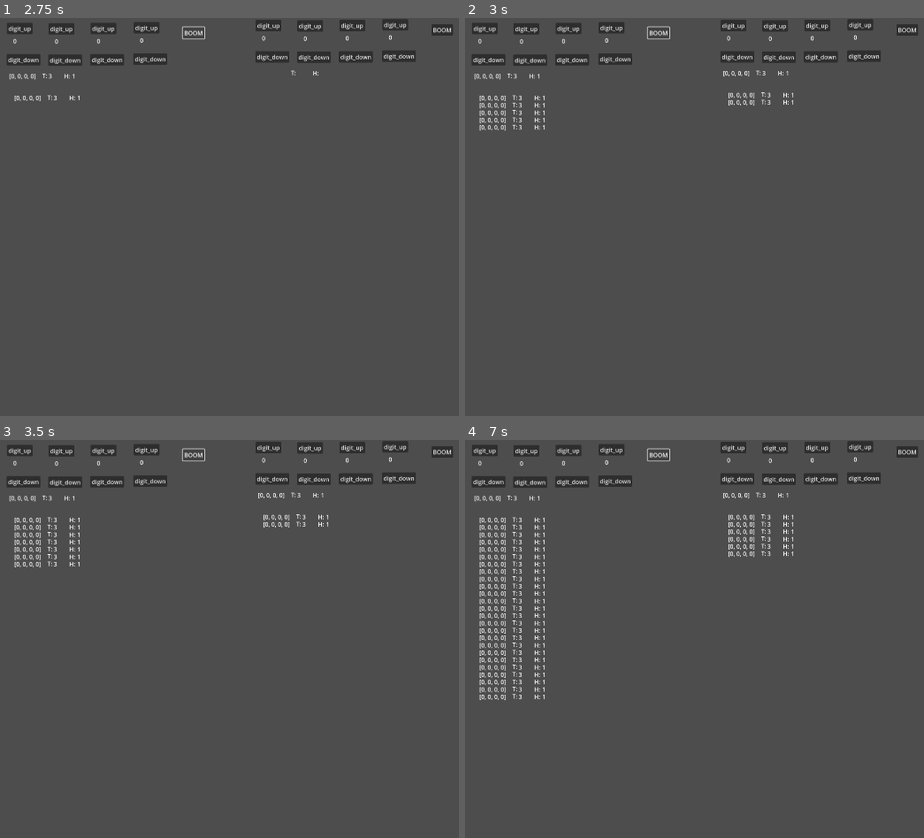
Above: before the commit, frames 1-4 (two rows, left to right).
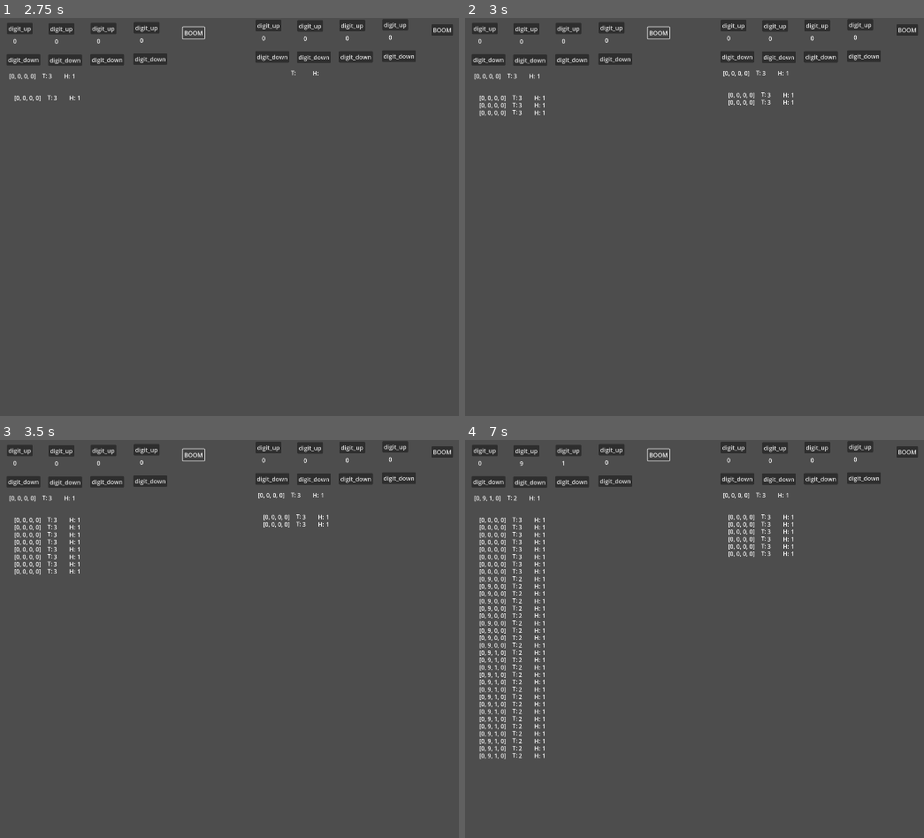
Above: after the commit, the same moments.

Repository: juanandres185/PLD_SecretShips
Game: Godot game, scene res://partida_ejemplo.tscn
Two runs of this game, one before a commit and one after it. Both use one fixed random seed, a clock stepped at 60 frames per second and the inputs below. This scene is started directly instead of the project's main scene.
Inputs:
- Up to frame 1 (2.75 s): click "digit_up" at 0.5 s; click "digit_down" at 1.25 s; click "BOOM" at 2 s
- Up to frame 2 (3 s): tap Enter at 2.75, 2.85 s; hold D from 2.78 s (still down)
- Up to frame 3 (3.5 s): keep holding D; tap Space at 3.02, 3.05, 3.32 s
- Up to frame 4 (7 s): release D at 3.53 s; hold S 3.53-4.28 s; tap Space at 3.6, 3.77, 4.07, 4.55, 5, 5.27, 5.57, 5.85, 6.02, 6.32, 6.77 s; tap Enter at 3.8, 4.35, 5.1, 6.6 s; hold D 4.28-5.03 s; hold W 5.03-5.78 s; hold A from 5.78 s (still down)

Frame 1 is identical in both runs. In frame 2, 0.1% of the frame differs, in the area x 3-18%, y 24-29%; in frame 3, less than 0.1%; in frame 4, 0.7%, in the area x 3-22%, y 5-81%.
Error before the commit: Parse Error: Identifier "player1" not declared in the current scope. (res://partida_ejemplo.tscn::GDScript_cpfr4:15)

Commit message:
metí el wasd para el otro jugador, en el 2p

Diff:
--- a/partida_ejemplo.tscn
+++ b/partida_ejemplo.tscn
@@ -8,16 +8,18 @@
 
 # Called when the node enters the scene tree for the first time.
 func _ready():
-	pass # Replace with function body.
-
+	print($Player1.tecla_up)
+	$Player1.tecla_up = KEY_W
+	$Player1.tecla_down = KEY_S
+	$Player1.tecla_right = KEY_D
+	$Player1.tecla_left = KEY_A
+	$Player1.tecla_boom = KEY_SPACE
 
 # Called every frame. 'delta' is the elapsed time since the previous frame.
 func _process(delta):
 	pass
 
 
-func on_up_pressed():
-	player1.up()
 
 "
 
--- a/scripts/player.gd
+++ b/scripts/player.gd
@@ -13,14 +13,19 @@
 
 var pos
 
-var tecla_up = KEY_UP
-var tecla_down = KEY_DOWN
-var tecla_right = KEY_RIGHT
-var tecla_left = KEY_LEFT
-var tecla_boom = KEY_ENTER
+var tecla_up
+var tecla_down
+var tecla_right
+var tecla_left
+var tecla_boom
 
 # Called when the node enters the scene tree for the first time.
 func _ready():
+	tecla_up = KEY_UP
+	tecla_down = KEY_DOWN
+	tecla_right = KEY_RIGHT
+	tecla_left = KEY_LEFT
+	tecla_boom = KEY_ENTER
 	pos = 0
 	numeroActual = []
 	numeroSecreto = []
@@ -76,12 +81,12 @@
 	if event is InputEventKey and event.pressed:
 		if event.keycode == tecla_up:
 			for cannon in get_tree().get_nodes_in_group("cannons"):
-				if cannon.num == pos:
+				if cannon.num == pos and cannon.get_parent() == self:
 					cannon._on_digit_up_pressed()
 
 		if event.keycode == tecla_down:
 			for cannon in get_tree().get_nodes_in_group("cannons"):
-				if cannon.num == pos:
+				if cannon.num == pos and cannon.get_parent() == self:
 					cannon._on_digit_down_pressed()
 
 		if event.keycode == tecla_right:
Not shown: 1 places in partida_ejemplo.tscn that only renumber resources
